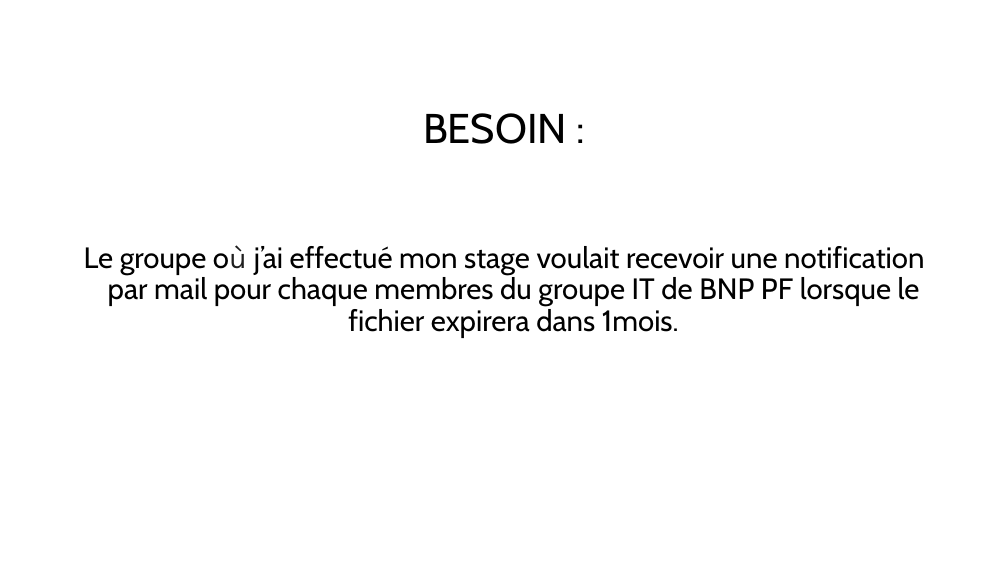
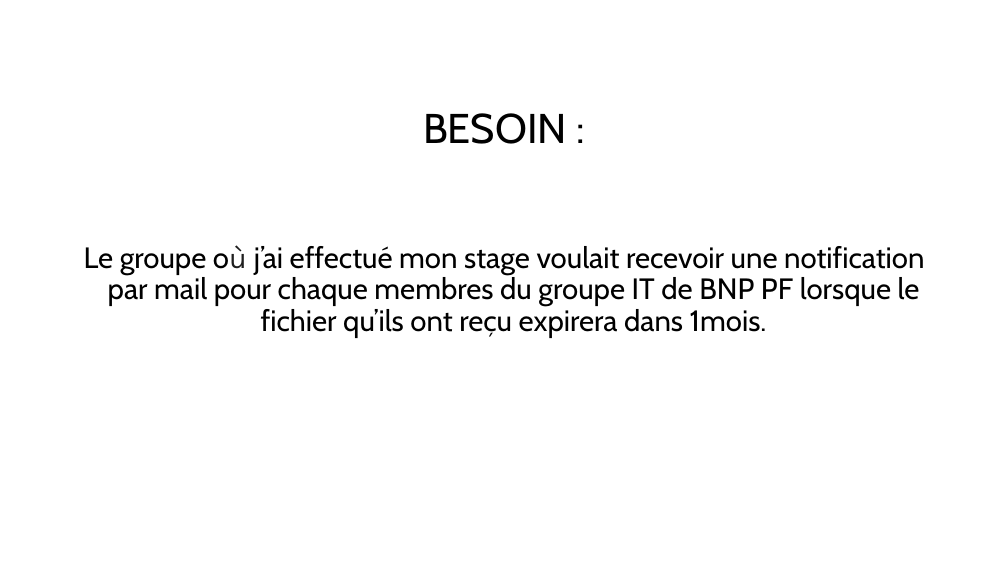
Before and after one commit to Shadix95/PortfolioLucas, a slide deck: slide 2 of stage2/automatisation.pptx. Drawn at 1008x567 pixels with LibreOffice and Linux fonts; fonts in the diff are those of the drawing. Boxes give left, top, right and bottom in pixels: in the first picture for what was removed or moved away, otherwise in the second. Text is boxed around its words. In the diff, an @@ line names an element or a change of style, - is before the commit and + after.

```diff
--- a/stage2/automatisation.pptx
+++ b/stage2/automatisation.pptx
@@ text at <box>84,245,924,338</box>: text changed @@
-Le groupe où j’ai effectué mon stage voulait recevoir une notification par mail pour chaque membres du groupe IT de BNP PF lorsque le fichier expirera dans 1mois.
+Le groupe où j’ai effectué mon stage voulait recevoir une notification par mail pour chaque membres du groupe IT de BNP PF lorsque le fichier qu’ils ont reçu expirera dans 1mois.
```
Also in this commit, not shown: 1 slide added, 1 slide removed, 7 other files.
